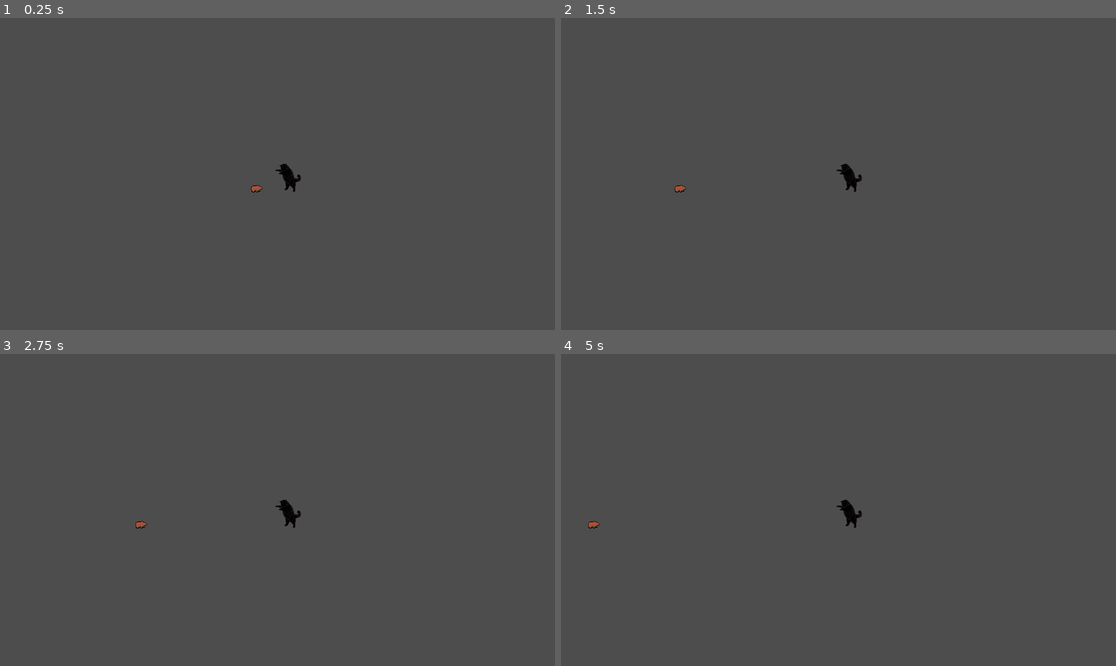
Above: before the commit, frames 1-4 (two rows, left to right).
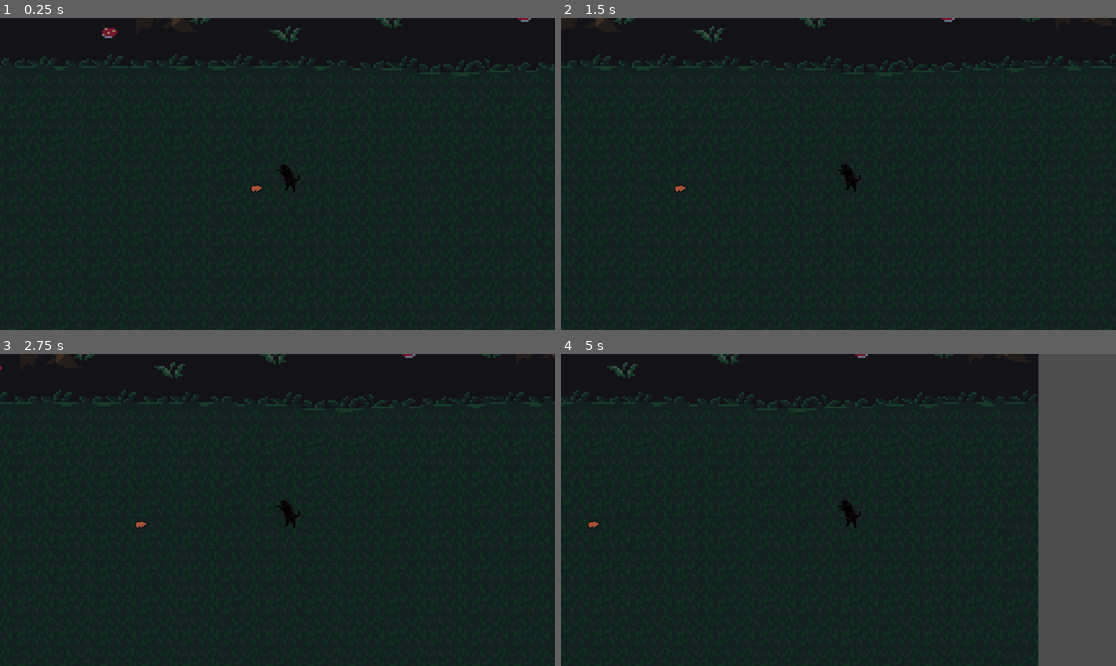
Above: after the commit, the same moments.

Repository: kylethesre/codename-avp
Game: Godot game, scene res://scenes/game.tscn
The game is run twice, just before and just after one commit, with the same random seed, the same clock (stepped at 60 frames per second) and the same inputs.
Inputs:
- Up to frame 1 (0.25 s): no input
- Up to frame 2 (1.5 s): tap Enter (ui_accept) at 0.5, 0.77 s; hold Right (ui_right) from 0.53 s (still down)
- Up to frame 3 (2.75 s): tap Enter (ui_accept) at 1.52 s; release Right (ui_right) at 2.03 s; hold Left (ui_left) from 2.03 s (still down)
- Up to frame 4 (5 s): release Left (ui_left) at 2.78 s; hold Right (ui_right) 2.78-4.28 s; tap Enter (ui_accept) at 3.02, 3.77, 4.52 s; hold Left (ui_left) from 4.28 s (still down)

The runs differ from the first frame. In frame 1, 100% of the frame differs, in the area x 0-100%, y 0-100%; in frame 2, 100%; in frame 3, 100%; in frame 4, 86%.

Commit message:
Background

Diff:
--- /dev/null
+++ b/scenes/background.tscn
@@ -0,0 +1,3 @@
+[gd_scene format=3 uid="uid://bq46cdiwnuxe5"]
+
+[node name="Sprite2D" type="Sprite2D" unique_id=575990805]
--- a/scenes/game.tscn
+++ b/scenes/game.tscn
@@ -1,6 +1,8 @@
 [gd_scene format=3 uid="uid://d2icr4n13hemv"]
 
+[ext_resource type="PackedScene" uid="uid://bq46cdiwnuxe5" path="res://scenes/background.tscn" id="1_iywne"]
 [ext_resource type="PackedScene" uid="uid://dtf5v77dx3dvt" path="res://scenes/character.tscn" id="2_lnu2h"]
+[ext_resource type="Texture2D" uid="uid://cv1vbvnynxjgt" path="res://assets/Willibab's Pixel Battle Backgrounds/Additions/Forest_01.png" id="2_p57ef"]
 [ext_resource type="AudioStream" uid="uid://b1f4rai8klm28" path="res://music/Placeholder_music.mp3" id="2_yqjtg"]
 [ext_resource type="PackedScene" uid="uid://dtbc0eheowrlr" path="res://scenes/bear.tscn" id="3_lnu2h"]
 
@@ -8,6 +10,11 @@
 distance = -190.0
 
 [node name="Node2D" type="Node2D" unique_id=2053608586]
+
+[node name="Background" parent="." unique_id=575990805 instance=ExtResource("1_iywne")]
+position = Vector2(22, -15)
+scale = Vector2(5.3624997, 4.175)
+texture = ExtResource("2_p57ef")
 
 [node name="CharacterBody2D" parent="." unique_id=1662778846 instance=ExtResource("2_lnu2h")]
 position = Vector2(22, 6)
Binary file added: assets/Willibab's Pixel Battle Backgrounds/320x240/Cave/Cave_01.png
Not shown, added: assets/Willibab's Pixel Battle Backgrounds/320x240/Cave/Cave_01.png.import
Binary file added: assets/Willibab's Pixel Battle Backgrounds/320x240/Cave/Cave_02.png
Not shown, added: assets/Willibab's Pixel Battle Backgrounds/320x240/Cave/Cave_02.png.import
Binary file added: assets/Willibab's Pixel Battle Backgrounds/320x240/Cave/Cave_03.png
Not shown, added: assets/Willibab's Pixel Battle Backgrounds/320x240/Cave/Cave_03.png.import
Binary file added: assets/Willibab's Pixel Battle Backgrounds/320x240/Cave/Cave_04.png
Not shown, added: assets/Willibab's Pixel Battle Backgrounds/320x240/Cave/Cave_04.png.import
Binary file added: assets/Willibab's Pixel Battle Backgrounds/320x240/Cave/LB_Cave_01.png
Not shown, added: assets/Willibab's Pixel Battle Backgrounds/320x240/Cave/LB_Cave_01.png.import
Binary file added: assets/Willibab's Pixel Battle Backgrounds/320x240/Cave/LB_Cave_02.png
Not shown, added: assets/Willibab's Pixel Battle Backgrounds/320x240/Cave/LB_Cave_02.png.import
(and 87 more such lines)
